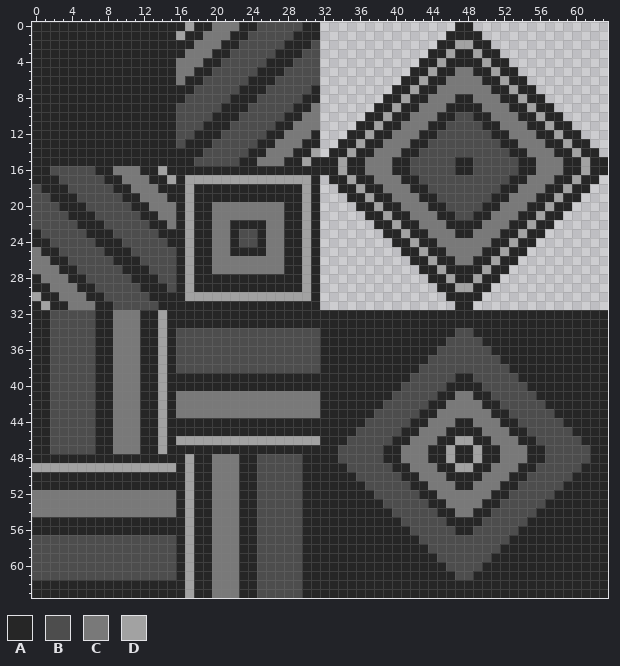
Pixel-art file -- sprites/ase/tilesbase.aseprite. That is the earlier state.
64x64 pixels, 1 frame.
Palette (. is transparent): A #262626  B #4d4d4d  C #797979  D #a2a2a2
Pixels before, first column x 0:
 0 AAAAAAAAAAAAAAAAADAACCCAABBBBBAA...............AA...............
 1 AAAAAAAAAAAAAAAADAACCCAABBBBBAAA..............AAAA..............
 2 AAAAAAAAAAAAAAAAAACCCAABBBBBAAAB.............AADDAA.............
 3 AAAAAAAAAAAAAAAAACCCAABBBBBAAABB............AADAADAA............
 4 AAAAAAAAAAAAAAAACCCAABBBBBAAABBB...........AADAAAADAA...........
 5 AAAAAAAAAAAAAAAACCAABBBBBAAABBBB..........AADAACCAADAA..........
 6 AAAAAAAAAAAAAAAACAABBBBBAAABBBBB.........AADAACCCCAADAA.........
 7 AAAAAAAAAAAAAAAAAABBBBBAAABBBBBA........AADAACCCCCCAADAA........
 8 AAAAAAAAAAAAAAAAABBBBBAAABBBBBAA.......AADAACCCAACCCAADAA.......
 9 AAAAAAAAAAAAAAAABBBBBAAABBBBBAAC......AADAACCCAAAACCCAADAA......
10 AAAAAAAAAAAAAAAABBBBAAABBBBBAACC.....AADAACCCAABBAACCCAADAA.....
11 AAAAAAAAAAAAAAAABBBAAABBBBBAACCC....AADAACCCAABBBBAACCCAADAA....
12 AAAAAAAAAAAAAAAABBAAABBBBBAACCCA...AADAACCCAABBBBBBAACCCAADAA...
13 AAAAAAAAAAAAAAAABAAABBBBBAACCCAA..AADAACCCAABBBBBBBBAACCCAADAA..
14 AAAAAAAAAAAAAAAAAAABBBBBAACCCAAD.AADAACCCAABBBBBBBBBBAACCCAADAA.
15 AAAAAAAAAAAAAAAAAABBBBBAACCCAADAAADAACCCAABBBBBAABBBBBAACCCAADAA
16 AABBBBBAACCCAADAAAAAAAAAAAAAAAAAAADAACCCAABBBBBAABBBBBAACCCAADAA
17 AAABBBBBAACCCAADADDDDDDDDDDDDDDA.AADAACCCAABBBBBBBBBBAACCCAADAA.
18 BAAABBBBBAACCCAAADAAAAAAAAAAAADA..AADAACCCAABBBBBBBBAACCCAADAA..
19 BBAAABBBBBAACCCAADAAAAAAAAAAAADA...AADAACCCAABBBBBBAACCCAADAA...
20 BBBAAABBBBBAACCCADAACCCCCCCCAADA....AADAACCCAABBBBAACCCAADAA....
21 BBBBAAABBBBBAACCADAACCCCCCCCAADA.....AADAACCCAABBAACCCAADAA.....
22 BBBBBAAABBBBBAACADAACCAAAACCAADA......AADAACCCAAAACCCAADAA......
23 ABBBBBAAABBBBBAAADAACCABBACCAADA.......AADAACCCAACCCAADAA.......
24 AABBBBBAAABBBBBAADAACCABBACCAADA........AADAACCCCCCAADAA........
25 CAABBBBBAAABBBBBADAACCAAAACCAADA.........AADAACCCCAADAA.........
26 CCAABBBBBAAABBBBADAACCCCCCCCAADA..........AADAACCAADAA..........
27 CCCAABBBBBAAABBBADAACCCCCCCCAADA...........AADAAAADAA...........
28 ACCCAABBBBBAAABBADAAAAAAAAAAAADA............AADAADAA............
29 AACCCAABBBBBAAABADAAAAAAAAAAAADA.............AADDAA.............
30 DAACCCAABBBBBAAAADDDDDDDDDDDDDDA..............AAAA..............
31 ADAACCCAABBBBBAAAAAAAAAAAAAAAAAA...............AA...............
32 AABBBBBAACCCAADAAAAAAAAAAAAAAAAAAAAAAAAAAAAAAAAAAAAAAAAAAAAAAAAA
33 AABBBBBAACCCAADAAAAAAAAAAAAAAAAAAAAAAAAAAAAAAAAAAAAAAAAAAAAAAAAA
34 AABBBBBAACCCAADABBBBBBBBBBBBBBBBAAAAAAAAAAAAAAABBAAAAAAAAAAAAAAA
35 AABBBBBAACCCAADABBBBBBBBBBBBBBBBAAAAAAAAAAAAAABBBBAAAAAAAAAAAAAA
36 AABBBBBAACCCAADABBBBBBBBBBBBBBBBAAAAAAAAAAAAABBBBBBAAAAAAAAAAAAA
37 AABBBBBAACCCAADABBBBBBBBBBBBBBBBAAAAAAAAAAAABBBBBBBBAAAAAAAAAAAA
38 AABBBBBAACCCAADABBBBBBBBBBBBBBBBAAAAAAAAAAABBBBBBBBBBAAAAAAAAAAA
39 AABBBBBAACCCAADAAAAAAAAAAAAAAAAAAAAAAAAAAABBBBBAABBBBBAAAAAAAAAA
40 AABBBBBAACCCAADAAAAAAAAAAAAAAAAAAAAAAAAAABBBBBAAAABBBBBAAAAAAAAA
41 AABBBBBAACCCAADACCCCCCCCCCCCCCCCAAAAAAAABBBBBAACCAABBBBBAAAAAAAA
42 AABBBBBAACCCAADACCCCCCCCCCCCCCCCAAAAAAABBBBBAACCCCAABBBBBAAAAAAA
43 AABBBBBAACCCAADACCCCCCCCCCCCCCCCAAAAAABBBBBAACCCCCCAABBBBBAAAAAA
44 AABBBBBAACCCAADAAAAAAAAAAAAAAAAAAAAAABBBBBAACCCAACCCAABBBBBAAAAA
45 AABBBBBAACCCAADAAAAAAAAAAAAAAAAAAAAABBBBBAACCCAAAACCCAABBBBBAAAA
46 AABBBBBAACCCAADADDDDDDDDDDDDDDDDAAABBBBBAACCCAADDAACCCAABBBBBAAA
47 AABBBBBAACCCAADAAAAAAAAAAAAAAAAAAABBBBBAACCCAADAADAACCCAABBBBBAA
48 AAAAAAAAAAAAAAAAADAACCCAABBBBBAAAABBBBBAACCCAADAADAACCCAABBBBBAA
49 DDDDDDDDDDDDDDDDADAACCCAABBBBBAAAAABBBBBAACCCAADDAACCCAABBBBBAAA
50 AAAAAAAAAAAAAAAAADAACCCAABBBBBAAAAAABBBBBAACCCAAAACCCAABBBBBAAAA
51 AAAAAAAAAAAAAAAAADAACCCAABBBBBAAAAAAABBBBBAACCCAACCCAABBBBBAAAAA
52 CCCCCCCCCCCCCCCCADAACCCAABBBBBAAAAAAAABBBBBAACCCCCCAABBBBBAAAAAA
53 CCCCCCCCCCCCCCCCADAACCCAABBBBBAAAAAAAAABBBBBAACCCCAABBBBBAAAAAAA
54 CCCCCCCCCCCCCCCCADAACCCAABBBBBAAAAAAAAAABBBBBAACCAABBBBBAAAAAAAA
55 AAAAAAAAAAAAAAAAADAACCCAABBBBBAAAAAAAAAAABBBBBAAAABBBBBAAAAAAAAA
56 AAAAAAAAAAAAAAAAADAACCCAABBBBBAAAAAAAAAAAABBBBBAABBBBBAAAAAAAAAA
57 BBBBBBBBBBBBBBBBADAACCCAABBBBBAAAAAAAAAAAAABBBBBBBBBBAAAAAAAAAAA
58 BBBBBBBBBBBBBBBBADAACCCAABBBBBAAAAAAAAAAAAAABBBBBBBBAAAAAAAAAAAA
59 BBBBBBBBBBBBBBBBADAACCCAABBBBBAAAAAAAAAAAAAAABBBBBBAAAAAAAAAAAAA
60 BBBBBBBBBBBBBBBBADAACCCAABBBBBAAAAAAAAAAAAAAAABBBBAAAAAAAAAAAAAA
61 BBBBBBBBBBBBBBBBADAACCCAABBBBBAAAAAAAAAAAAAAAAABBAAAAAAAAAAAAAAA
62 AAAAAAAAAAAAAAAAADAACCCAABBBBBAAAAAAAAAAAAAAAAAAAAAAAAAAAAAAAAAA
63 AAAAAAAAAAAAAAAAADAACCCAABBBBBAAAAAAAAAAAAAAAAAAAAAAAAAAAAAAAAAA
The same view after the edit:
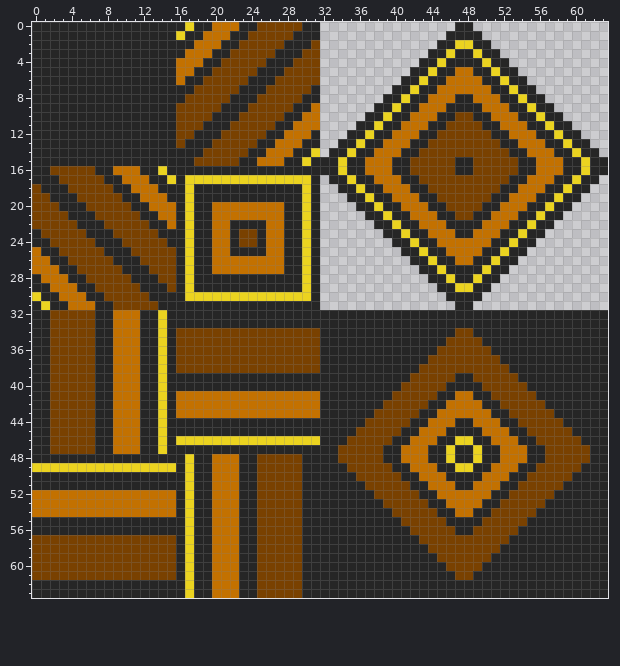
From old to new:
layer "green" added
layer "purple" added
layer "blue" added
layer "orange" added
colour B: #4d4d4d -> #794100
colour C: #797979 -> #c37100
colour D: #a2a2a2 -> #ebd320
Pixel boxes of the changes (left, top, right, bottom) in both pictures:
changed: (32, 22, 590, 598)
